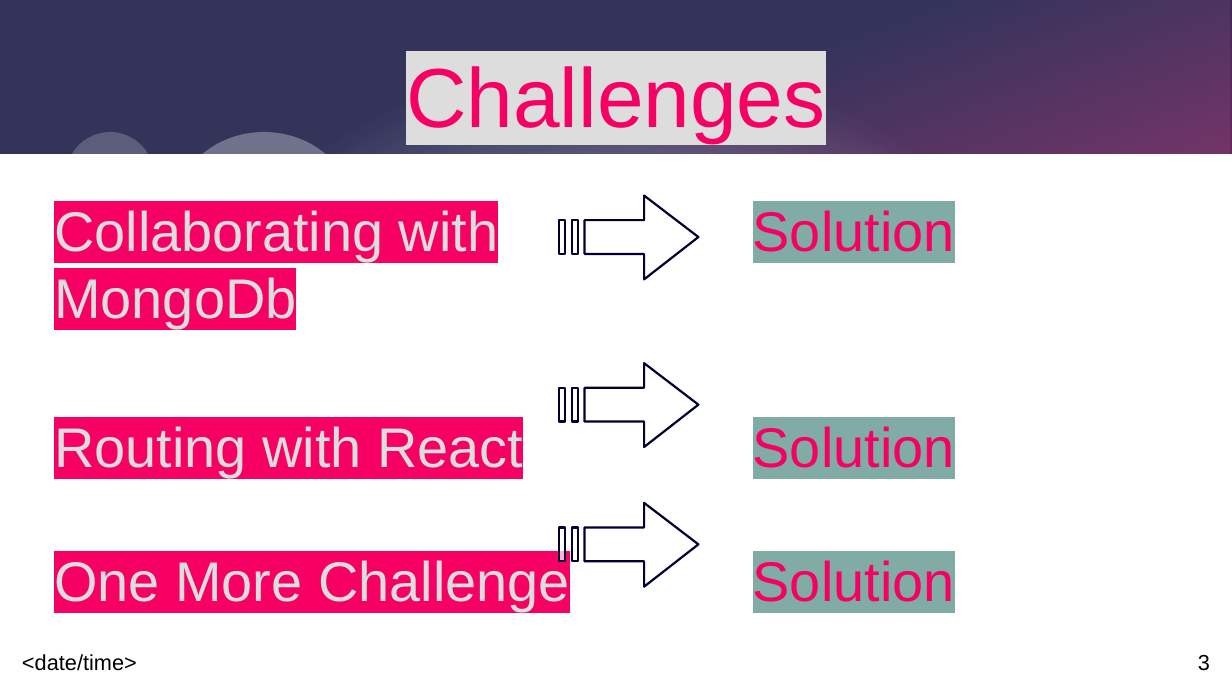
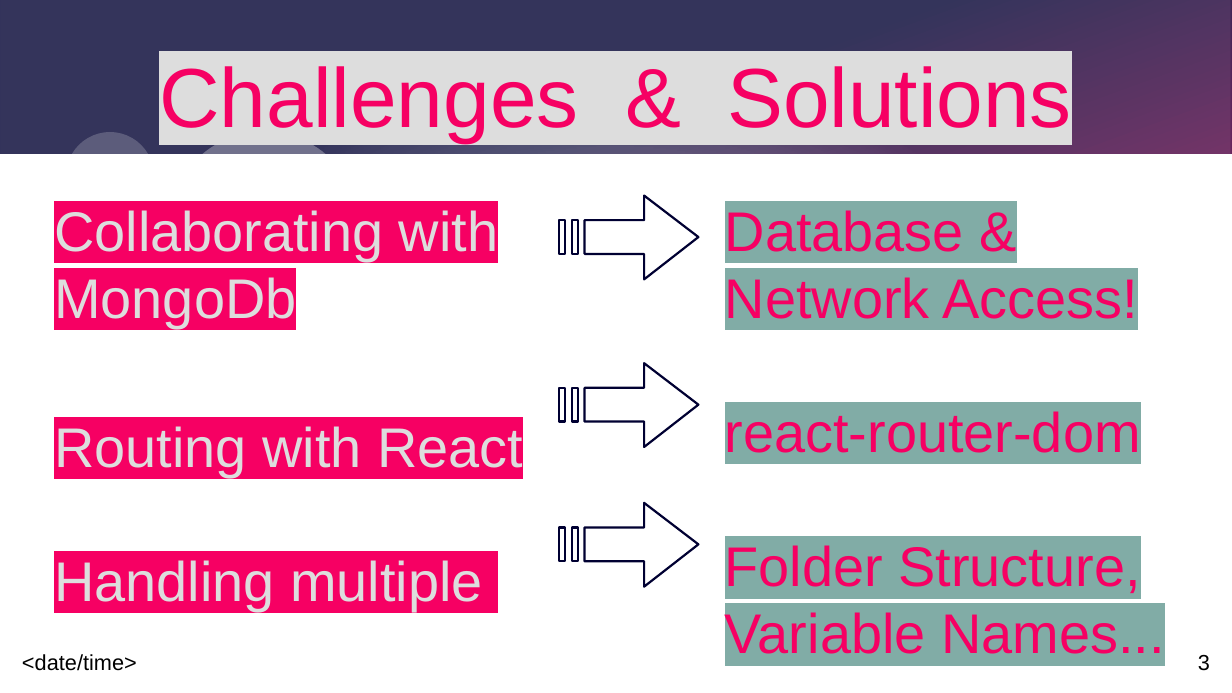
Before and after one commit to CodecoolGlobal/freestyle-mern-project-react-lillitaz, a slide deck: slide 3 of präsentation/CrudeMovieDb-PP.odp. Drawn at 1232x693 pixels with LibreOffice and Linux fonts; fonts in the diff are those of the drawing. Boxes give left, top, right and bottom in pixels: in the first picture for what was removed or moved away, otherwise in the second. Text is boxed around its words. In the diff, an @@ line names an element or a change of style, - is before the commit and + after.

```diff
--- a/präsentation/CrudeMovieDb-PP.odp
+++ b/präsentation/CrudeMovieDb-PP.odp
@@ title at [159,66,1072,142]: text changed @@
-Challenges
+Challenges & Solutions
@@ text added at [725,210,1164,654], 36 pt, text #F60063 @@
+Database & Network Access!
+react-router-dom
+Folder Structure, Variable Names...
@@ text removed at [753,210,955,602] @@
-Solution
-Solution
-Solution
@@ text at [54,560,482,611]: text changed @@
-One More Challenge
+Handling multiple
```
Also in this commit, not shown: 2 other slides changed, 3 other files.
